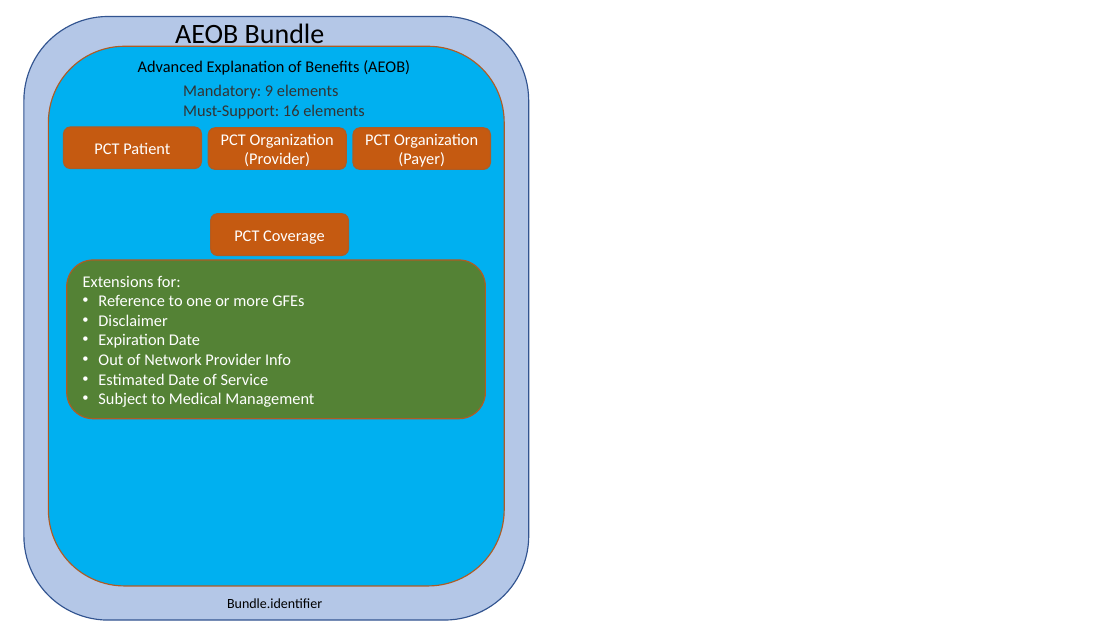
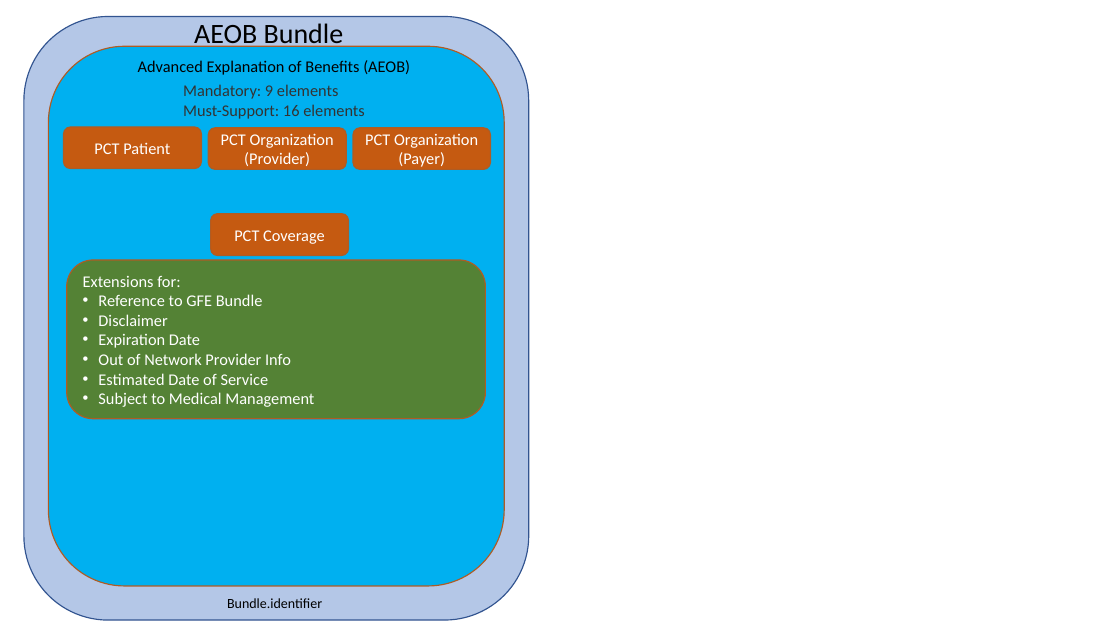
Before and after one commit to HL7/davinci-pct, a slide deck: slide 1 of input/images/AEOB_Bundle.pptx. Drawn at 1120x630 pixels with LibreOffice and Linux fonts; fonts in the diff are those of the drawing. Boxes give left, top, right and bottom in pixels: in the first picture for what was removed or moved away, otherwise in the second. Text is boxed around its words. In the diff, an @@ line names an element or a change of style, - is before the commit and + after.

```diff
--- a/input/images/AEOB_Bundle.pptx
+++ b/input/images/AEOB_Bundle.pptx
@@ text "AEOB Bundle": place and size @@
-text "AEOB Bundle" at <box>175,23,325,49</box>
+text "AEOB Bundle" at <box>194,23,344,49</box>
@@ text in rounded rectangle at <box>98,294,263,306</box>: text changed @@
-• Reference to one or more GFEs
+• Reference to GFE Bundle
```
Also in this commit, not shown: 4 other files.
